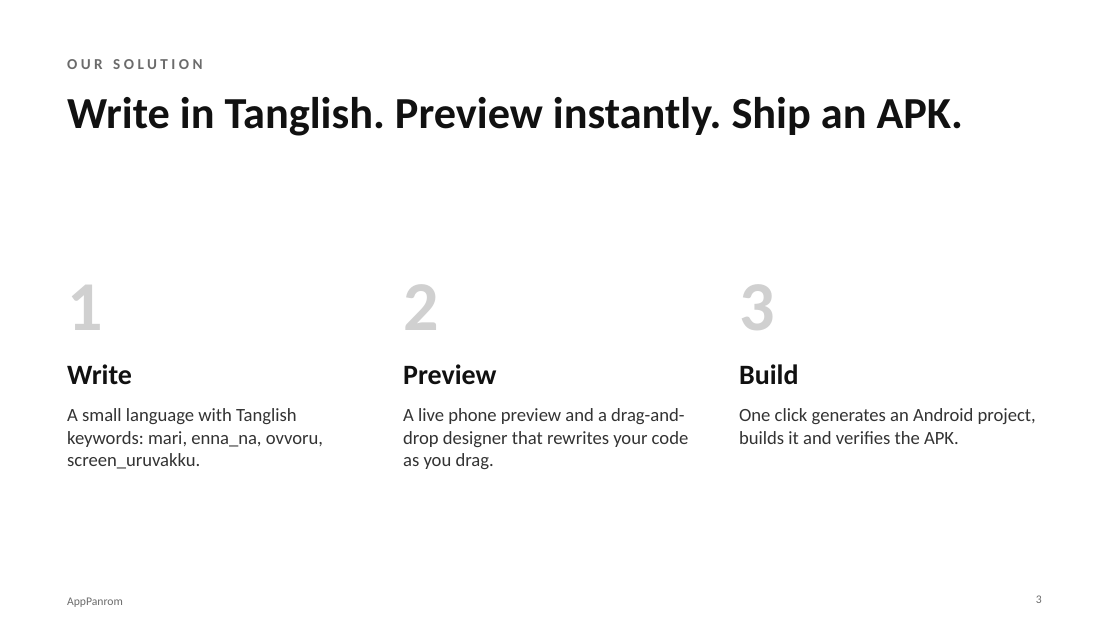
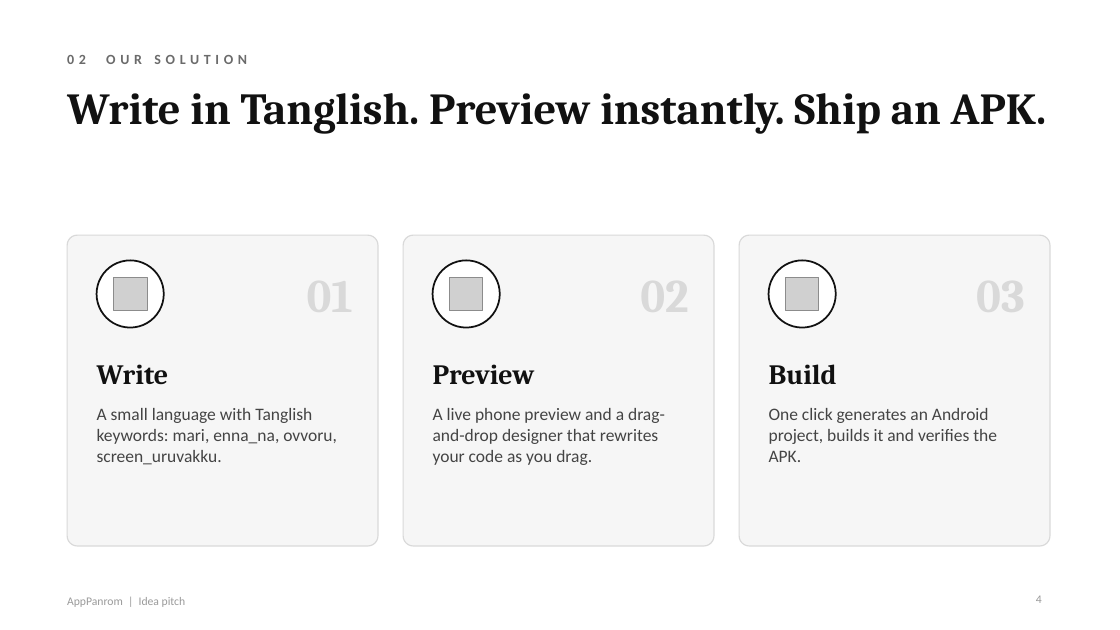
Before and after one commit to shalomarputhasingh/AppPanrom, a slide deck: slide 4 of docs/presentation/AppPanrom_Pitch.pptx (slide 3 before the commit). Drawn at 1120x630 pixels with LibreOffice and Linux fonts; fonts in the diff are those of the drawing; grey boxes stand for pictures. Boxes give left, top, right and bottom in pixels: in the first picture for what was removed or moved away, otherwise in the second. Text is boxed around its words. In the diff, an @@ line names an element or a change of style, - is before the commit and + after.

```diff
--- a/docs/presentation/AppPanrom_Pitch.pptx
+++ b/docs/presentation/AppPanrom_Pitch.pptx
@@ text at [67, 55, 247, 64]: text changed; size 13 to 12 pt @@
-OUR SOLUTION
+02 OUR SOLUTION
@@ rounded rectangle added at [67, 235, 378, 546], fill #F6F6F6, outline #D9D9D9 1 pt @@
@@ rounded rectangle added at [403, 235, 714, 546], fill #F6F6F6, outline #D9D9D9 1 pt @@
@@ rounded rectangle added at [739, 235, 1050, 546], fill #F6F6F6, outline #D9D9D9 1 pt @@
@@ ellipse added at [97, 260, 164, 328], fill #FFFFFF, outline #111111 1.5 pt @@
@@ ellipse added at [433, 260, 500, 328], fill #FFFFFF, outline #111111 1.5 pt @@
@@ ellipse added at [769, 260, 836, 328], fill #FFFFFF, outline #111111 1.5 pt @@
@@ text removed at [67, 285, 102, 330] @@
-1
@@ picture added at [113, 277, 147, 311] @@
@@ text removed at [403, 284, 438, 330] @@
-2
@@ picture added at [450, 277, 483, 311] @@
@@ text removed at [739, 284, 774, 330] @@
-3
@@ picture added at [786, 277, 819, 311] @@
@@ text "Write": place and size @@
-text "Write" at [67, 364, 132, 385]
+text "Write" at [97, 364, 169, 384]
@@ font Calibri to Cambria in 4 elements at [67, 93, 1047, 134], [769, 364, 837, 385], [97, 364, 169, 384], [433, 364, 535, 385] @@
@@ text "Preview": place and size @@
-text "Preview" at [403, 364, 496, 385]
+text "Preview" at [433, 364, 535, 385]
@@ text "Build": place and size @@
-text "Build" at [739, 364, 798, 385]
+text "Build" at [769, 364, 837, 385]
@@ text "A small language with Tanglish ...": place and size @@
-text "A small language with Tanglish ..." at [67, 408, 323, 469]
+text "A small language with Tanglish ..." at [97, 408, 337, 465]
@@ size 16 to 15 pt, text colour #333333 to #444444 in 3 elements at [769, 408, 997, 462], [97, 408, 337, 465], [433, 408, 665, 465] @@
@@ text "A live phone preview and ...": place and size @@
-text "A live phone preview and ..." at [403, 408, 689, 469]
+text "A live phone preview and ..." at [433, 408, 665, 465]
@@ text "One click generates an Android ...": place and size @@
-text "One click generates an Android ..." at [739, 408, 1036, 444]
+text "One click generates an Android ..." at [769, 408, 997, 462]
@@ text at [67, 597, 186, 607]: text changed; text colour #6B6B6B to #9A9A9A @@
-AppPanrom
+AppPanrom | Idea pitch
@@ page number at [1036, 596, 1042, 603]: text changed; text colour #6B6B6B to #9A9A9A @@
-3
+4
```
Also in this commit, not shown: 7 other slides changed, 1 slide added, 1 slide removed, 1 other file.
